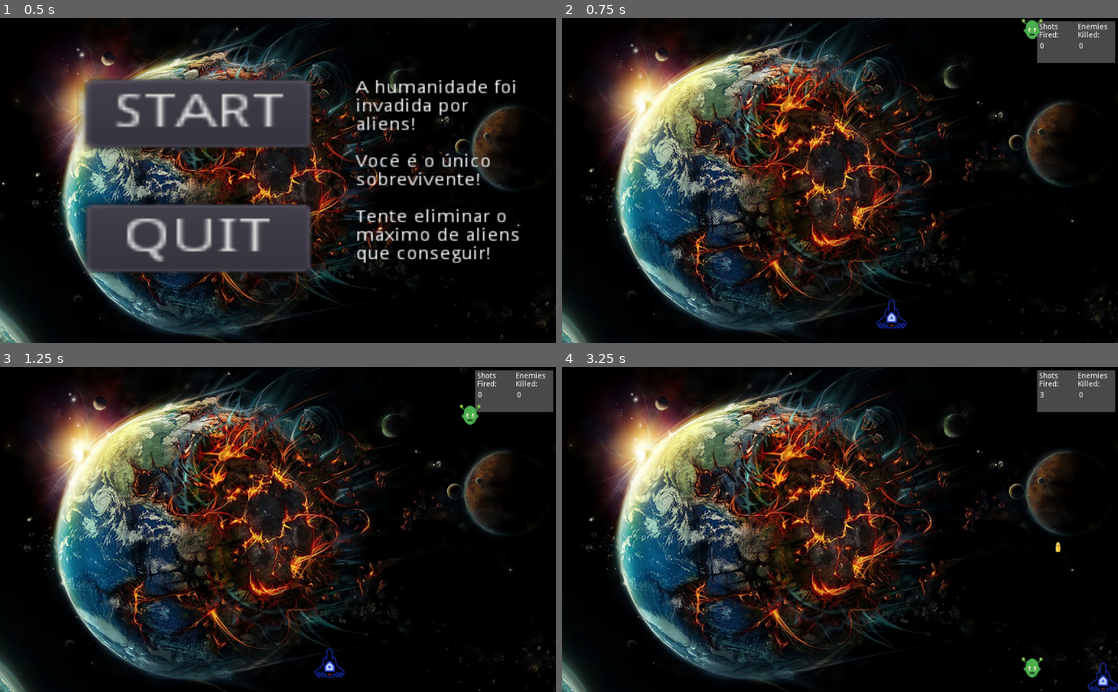
Above: before the commit, frames 1-4 (two rows, left to right).
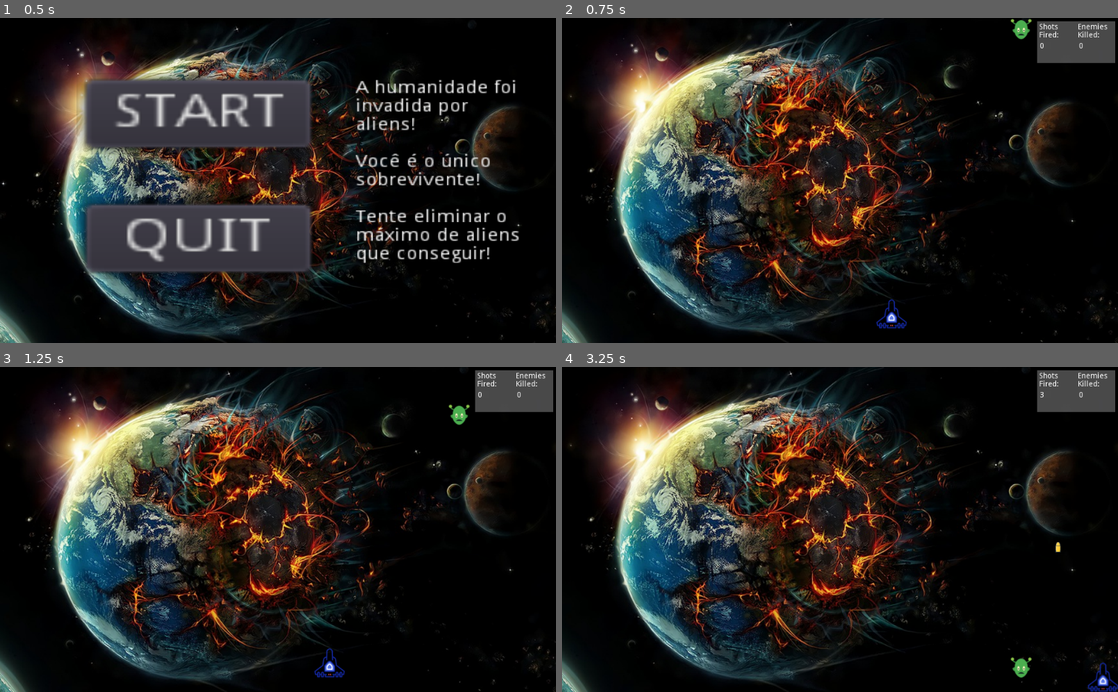
Above: after the commit, the same moments.

Repository: t-reitz/Atividade-Semana-7
Game: Godot game, scene res://TitleScreen.tscn
Two runs of this game, one before a commit and one after it. Both use one fixed random seed, a clock stepped at 60 frames per second and the inputs below.
Inputs:
- Up to frame 1 (0.5 s): no input
- Up to frame 2 (0.75 s): click "START" at 0.5 s
- Up to frame 3 (1.25 s): no input
- Up to frame 4 (3.25 s): hold D (move_right) 1.28-2.03 s; hold Space (shoot) 1.28-2.03 s; hold S (move_down) 2.03-2.78 s; tap Space (shoot) at 2.1 s; hold D (move_right) from 2.78 s (still down); hold Space (shoot) from 2.78 s (still down)

Frame 1 is identical in both runs. In frame 2, 0.2% of the frame differs, in the area x 80-87%, y 0-7%; in frame 3, 0.2%; in frame 4, 0.3%, in the area x 80-87%, y 89-96%.

Commit message:
fiunal pffff

Diff:
--- a/MainScene.gd
+++ b/MainScene.gd
@@ -20,6 +20,6 @@
 func spawn_enemy():
 	var enemy = enemy_scene.instance()
 	add_child(enemy)
-	var x = rand_range(0, get_viewport().get_visible_rect().size.x) # Spawna os inimigos em uma coordenada de x aleatoria
+	var x = rand_range(0, 1000) # Spawna os inimigos em uma coordenada de x aleatoria entre 0  e 1000
 	enemy.position = Vector2(x, 0)
 	enemy.set_linear_velocity(Vector2(0, enemy_fall_speed))
Not shown, added: docs/index.apple-touch-icon.png.import
Not shown, added: docs/index.icon.png.import
Not shown, added: docs/index.png.import
